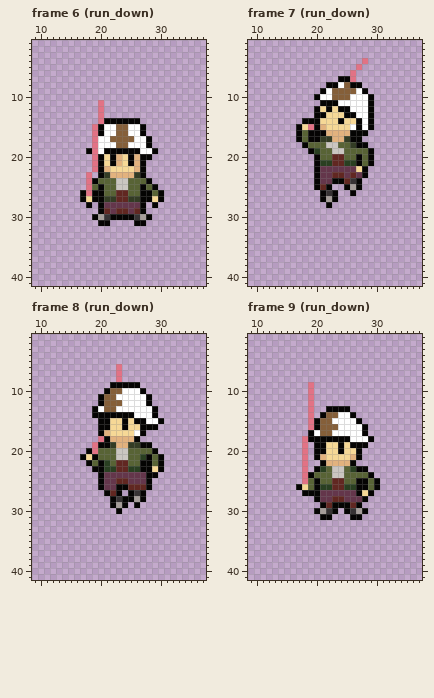
A pixel-art file gets an edit: art/characters/playerH.aseprite. This is how it looked before the edit.
48x48 pixels, 105 frames. Shown: frame 6 (run_down): x 9..37, y 1..41; frame 7 (run_down): x 9..37, y 1..41; frame 8 (run_down): x 9..37, y 1..41; frame 9 (run_down): x 9..37, y 1..41. The commit also changed other frames, which this record leaves out.
And afterwards:
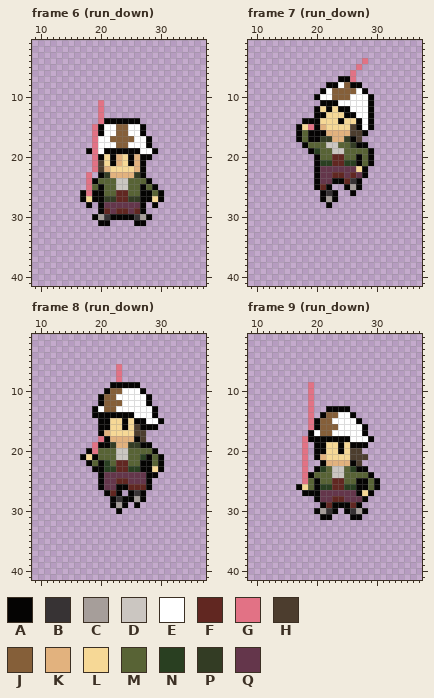
Palette (. is transparent): A #050403  B #373334  C #a69e9a  D #cbc6c1  E #ffffff  F #612721  G #e27285  H #4c3d2e  J #855f39  K #e2b27e  L #f6d896  M #586335  N #293f21  P #333c24  Q #64364b
Change:
{"where": "frame 6 (run_down), layer \"Layer 2\""}
{"frame":6,"y":21,"x":20,"old":"A","new":"H"}
{"frame":6,"y":22,"x":20,"old":"A","new":"H"}
{"where": "frame 7 (run_down), layer \"Layer 2\""}
{"frame":7,"y":15,"x":26,"old":"E","new":"H"}
{"frame":7,"y":16,"x":26,"old":"AA","new":"HH"}
{"frame":7,"y":17,"x":27,"old":"A","new":"H"}
{"where": "frame 8 (run_down), layer \"Layer 2\""}
{"frame":8,"y":16,"x":26,"old":"L","new":"H"}
{"frame":8,"y":17,"x":26,"old":"EA","new":"HH"}
{"frame":8,"y":18,"x":27,"old":".","new":"H"}
{"where": "frame 9 (run_down), layer \"Layer 2\""}
{"frame":9,"y":20,"x":26,"old":"LA","new":"HH"}
{"frame":9,"y":21,"x":26,"old":"KA.","new":"HHH"}
{"frame":9,"y":22,"x":27,"old":".","new":"H"}
{"label":"changed","picture_box":[98,160,104,172]}
{"label":"changed","picture_box":[350,124,362,142]}
{"label":"changed","picture_box":[134,424,146,442]}
{"label":"changed","picture_box":[350,448,368,466]}
